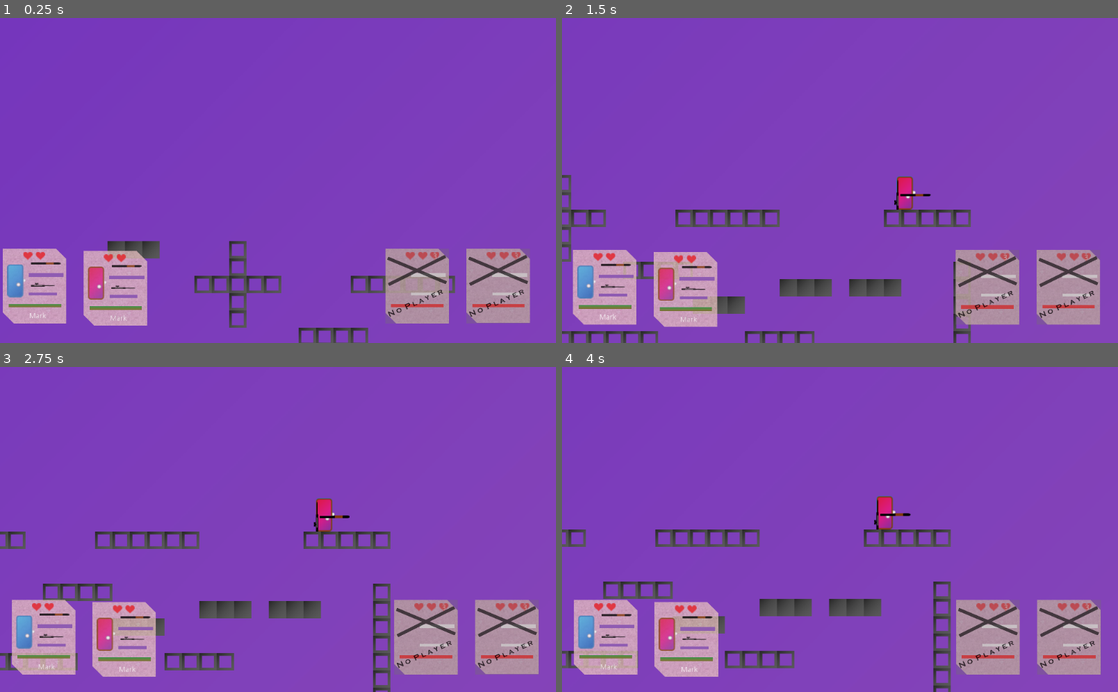
Above: before the commit, frames 1-4 (two rows, left to right).
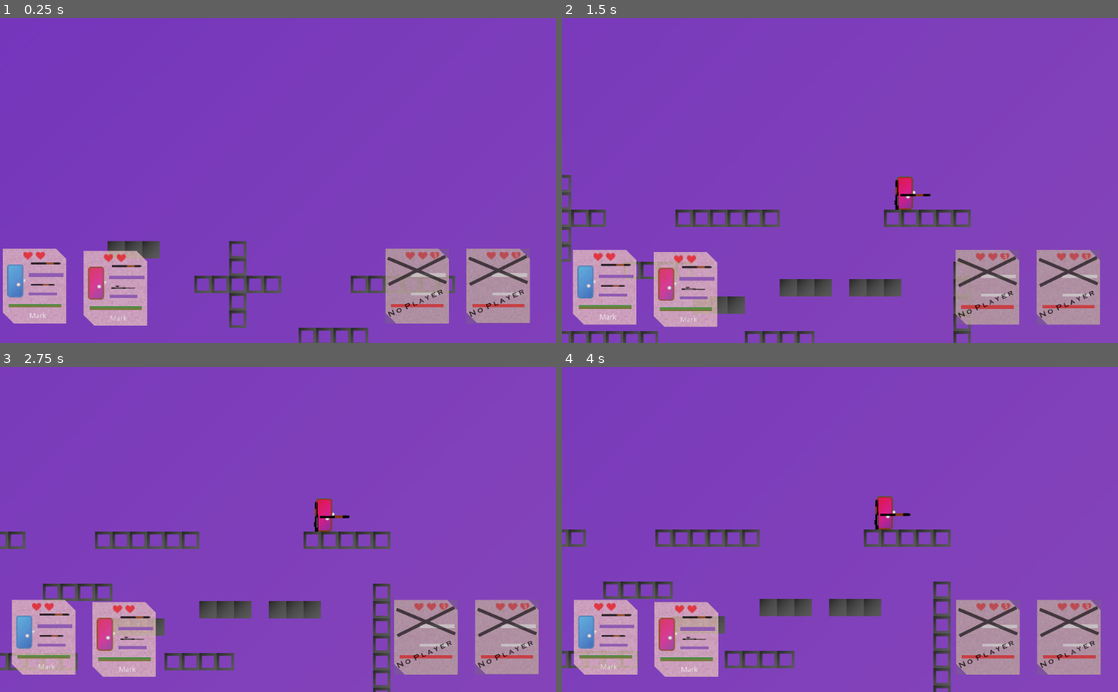
Above: after the commit, the same moments.

Repository: XanMarta/godot-game-battlefield
Game: Godot game, scene res://src/Game/PlayGround.tscn
Same seed, same stepped clock (60 frames per second), same inputs: the game is played once before the commit and once after it.
Inputs:
- Up to frame 1 (0.25 s): no input
- Up to frame 2 (1.5 s): no input
- Up to frame 3 (2.75 s): no input
- Up to frame 4 (4 s): no input

The runs differ from the first frame. In frame 1, less than 0.1% of the frame differs, in the area x 5-10%, y 81-83%; in frame 2, less than 0.1%, in the area x 7-61%, y 49-84%; in frame 3, less than 0.1%; in frame 4, less than 0.1%.

Commit message:
Add Gun code to access a gun

Diff:
--- a/src/Actor/Player.gd
+++ b/src/Actor/Player.gd
@@ -4,13 +4,16 @@
 signal player_die
 
 
+export (PackedScene) var gun
+
+
+
 export var type = "p1"
 export var player_name = "Mark"
-export (PackedScene) var gun
-
-
 export var health = 100 setget set_health
 export var life = 2 setget set_life
+export var init_gun_1 = "AR01"
+export var init_gun_2 = "SR01"
 
 
 onready var player = $Player
@@ -25,8 +28,7 @@
 func _ready():
 	$Player/sprite.texture = load("res://Assets/" + type + ".png")
 	$Player.type = self.type
-	equip_gun(Gunlist.assault)
-	equip_gun(Gunlist.sniper)
+	init_player()
 	spawn()
 
 
@@ -39,6 +41,13 @@
 			change()
 		if Input.is_action_just_pressed(type + "_drop"):
 			drop()
+
+func init_player():
+	if init_gun_1 != "":
+		equip_gun(Gunlist.gunlist[init_gun_1])
+	if init_gun_2 != "":
+		equip_gun(Gunlist.gunlist[init_gun_2])
+
 
 
 func fire():
--- a/src/Autoload/Gunlist.gd
+++ b/src/Autoload/Gunlist.gd
@@ -1,20 +1,38 @@
 extends Node2D
 
 
-var assault = {
-	"name": "assault riffe",
-	"image": load("res://Assets/gun1.png"),
-	"recoil": 200,
-	"damage": 1000,
-	"fire_wait": 0.15,
-	"capacity": 100
-}
+var gunlist = {}
 
-var sniper = {
-	"name": "sniper riffe",
-	"image": load("res://Assets/gun2.png"),
-	"recoil": 5000,
-	"damage": 20000,
-	"fire_wait": 1.5,
-	"capacity": 10
-}
+
+func _ready():
+	load_gunlist()
+
+
+func load_gunlist():
+
+	gunlist["AR01"] = {
+		"name": "assault riffe",
+		"image": load("res://Assets/gun1.png"),
+		"recoil": 200,
+		"damage": 1000,
+		"fire_wait": 0.15,
+		"capacity": 100
+	}
+
+	gunlist["SR01"] = {
+		"name": "sniper riffe",
+		"image": load("res://Assets/gun2.png"),
+		"recoil": 5000,
+		"damage": 20000,
+		"fire_wait": 1.5,
+		"capacity": 10
+	}
+
+	gunlist["SM01"] = {
+		"name": "Smg",
+		"image": load("res://Assets/gun1.png"),
+		"recoil": 100,
+		"damage": 500,
+		"fire_wait": 0.05,
+		"capacity": 200
+	}
--- a/src/Game/PlayGround.tscn
+++ b/src/Game/PlayGround.tscn
@@ -33,6 +33,7 @@
 
 [node name="Player1" parent="Actors" instance=ExtResource( 3 )]
 scale = Vector2( 1.01056, 1.01018 )
+init_gun_2 = "SM01"
 
 [node name="Player2" parent="Actors" instance=ExtResource( 3 )]
 type = "p2"
